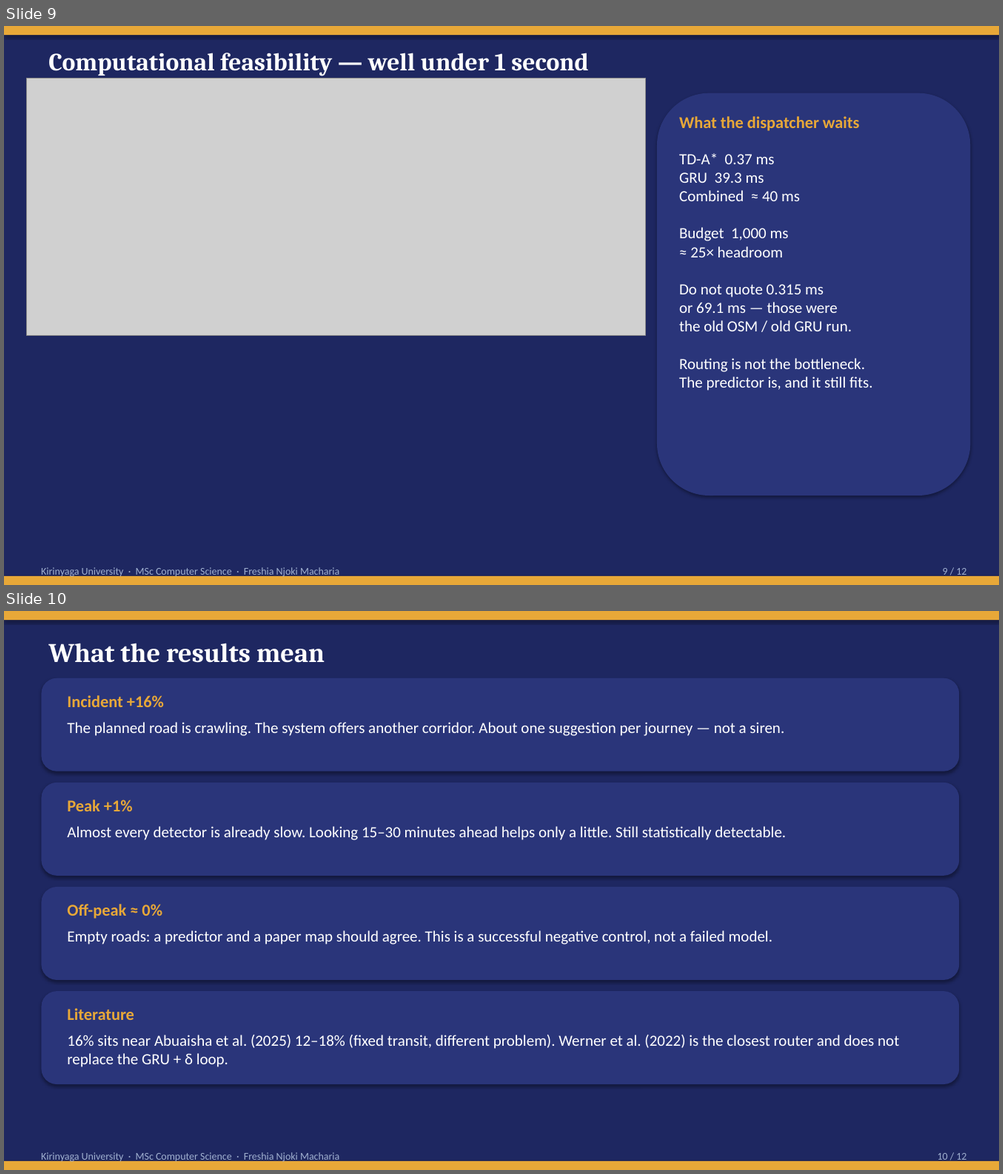
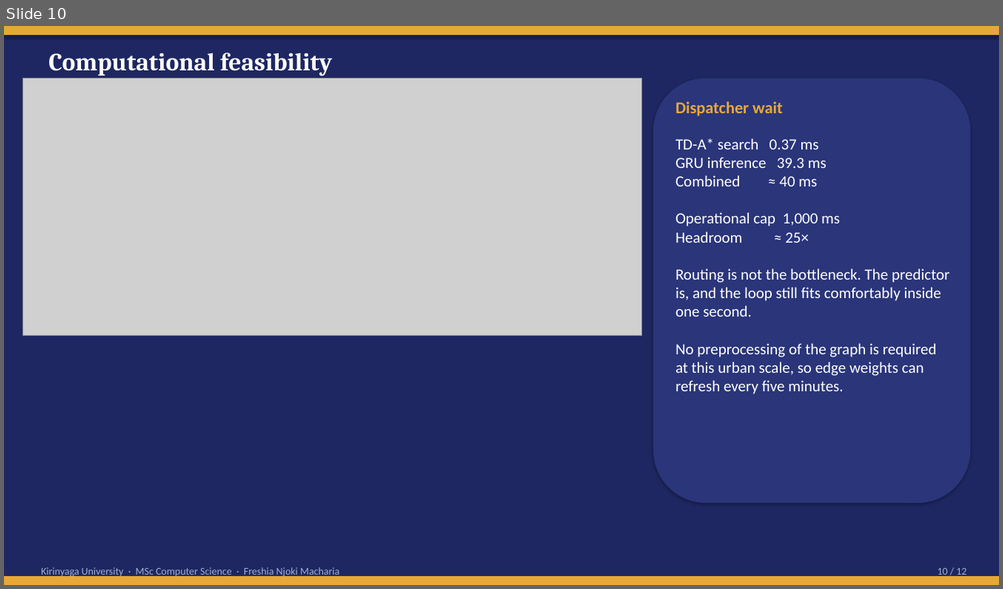
Before and after one commit to Freshia-Njoki/Emergency_Routing, a slide deck: docs/Freshia_Njoki_Obj34_Findings_Presentation.pptx. Shown one above the other, each under a label of ours: slides 9 and 10 before the commit, slide 10 after it. The pictures are 1003x1174 and 1003x589 pixels, drawn with LibreOffice and Linux fonts; fonts in the diff are those of the drawing; grey boxes stand for pictures. Boxes give left, top, right and bottom in pixels: in the first picture for what was removed or moved away, otherwise in the second. Text is boxed around its words. In the diff, an @@ line names an element or a change of style, - is before the commit and + after.

```diff
--- a/docs/Freshia_Njoki_Obj34_Findings_Presentation.pptx
+++ b/docs/Freshia_Njoki_Obj34_Findings_Presentation.pptx
@@ slide 10 removed at (x1=4, y1=611, x2=999, y2=1170), background #1E2761 @@
@@ rectangle removed at (x1=4, y1=611, x2=999, y2=620) @@
@@ text removed at (x1=48, y1=643, x2=324, y2=663) @@
-What the results mean
@@ rounded rectangle removed at (x1=41, y1=678, x2=959, y2=772) @@
@@ text removed at (x1=67, y1=695, x2=164, y2=707) @@
-Incident +16%
@@ text removed at (x1=67, y1=722, x2=784, y2=736) @@
-The planned road is crawling. The system offers another corridor. About one suggestion per journey — not a siren.
@@ rounded rectangle removed at (x1=41, y1=783, x2=959, y2=876) @@
@@ text removed at (x1=67, y1=800, x2=133, y2=812) @@
-Peak +1%
@@ text removed at (x1=67, y1=826, x2=785, y2=840) @@
-Almost every detector is already slow. Looking 15–30 minutes ahead helps only a little. Still statistically detectable.
@@ rounded rectangle removed at (x1=41, y1=887, x2=959, y2=980) @@
@@ text removed at (x1=67, y1=904, x2=162, y2=919) @@
-Off-peak ≈ 0%
@@ text removed at (x1=67, y1=931, x2=772, y2=945) @@
-Empty roads: a predictor and a paper map should agree. This is a successful negative control, not a failed model.
@@ rounded rectangle removed at (x1=41, y1=991, x2=959, y2=1085) @@
@@ text removed at (x1=67, y1=1008, x2=134, y2=1020) @@
-Literature
@@ text removed at (x1=67, y1=1035, x2=899, y2=1068) @@
-16% sits near Abuaisha et al. (2025) 12–18% (fixed transit, different problem). Werner et al. (2022) is the closest router and does not replace the GRU + δ loop.
@@ rectangle removed at (x1=4, y1=1162, x2=999, y2=1170) @@
@@ text removed at (x1=41, y1=1153, x2=339, y2=1163) @@
-Kirinyaga University · MSc Computer Science · Freshia Njoki Macharia
@@ text removed at (x1=937, y1=1153, x2=966, y2=1163) @@
-10 / 12
@@ what was slide 9 is now slide 10 @@
@@ slide 10 changed as well @@
@@ text at (x1=48, y1=53, x2=332, y2=76): text changed @@
-Computational feasibility — well under 1 second
+Computational feasibility
@@ picture moved from (x1=26, y1=79, x2=646, y2=335) to (x1=22, y1=79, x2=642, y2=335) @@
@@ rounded rectangle resized from (x1=657, y1=93, x2=970, y2=496) to (x1=653, y1=79, x2=970, y2=503) @@
@@ text at (x1=675, y1=101, x2=782, y2=116): text changed @@
-What the dispatcher waits
+Dispatcher wait
@@ text at (x1=675, y1=138, x2=949, y2=395): text changed @@
-TD-A* 0.37 ms
-GRU 39.3 ms
-Combined ≈ 40 ms
-Budget 1,000 ms
-≈ 25× headroom
-Do not quote 0.315 ms
-or 69.1 ms — those were
-the old OSM / old GRU run.
-Routing is not the bottleneck.
-The predictor is, and it still fits.
+TD-A* search 0.37 ms
+GRU inference 39.3 ms
+Combined ≈ 40 ms
+Operational cap 1,000 ms
+Headroom ≈ 25×
+Routing is not the bottleneck. The predictor is, and the loop still fits comfortably inside one second.
+No preprocessing of the graph is required at this urban scale, so edge weights can refresh every five minutes.
@@ text at (x1=937, y1=568, x2=966, y2=578): text changed @@
-9 / 12
+10 / 12
```
Also in this commit, not shown: 6 other slides changed, 5 slides added, 4 other slides removed, 12 other files.
